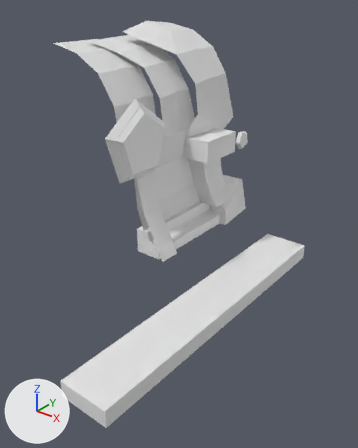
Before and after pictures for a commit that changed the Blender file Blockings.blend.
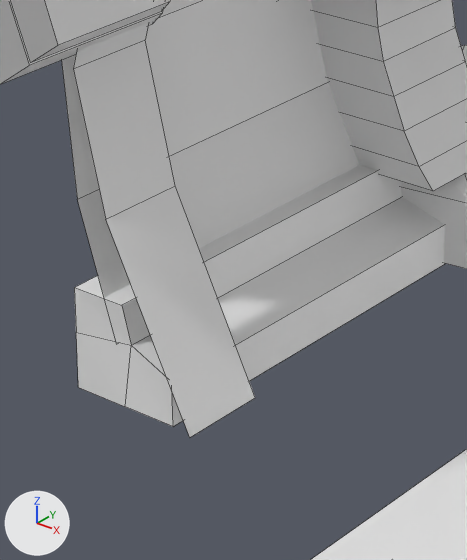
Each version is shown whole from a 50 mm camera at (5.63, -3.83, 3.42) aimed at (2.44, 0.15, 0.95), then close up on the part from 34% to 63% of the width and 37% to 65% of the height. The axes (+X, +Y, +Z) are drawn at lower left. The lights are the same throughout. The close-ups show mesh edges as thin lines.

In view in the first close-up: 'FlagRibbon', 'Keyhole', 'KeyholeBackframe', 'MetalLeg', 'MetalLegDecor', 'MetalStairs', 'WoodenPlane', 'WoodenWall'.
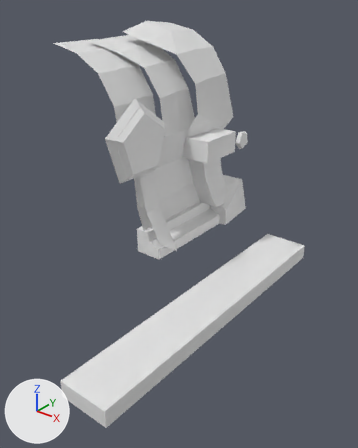
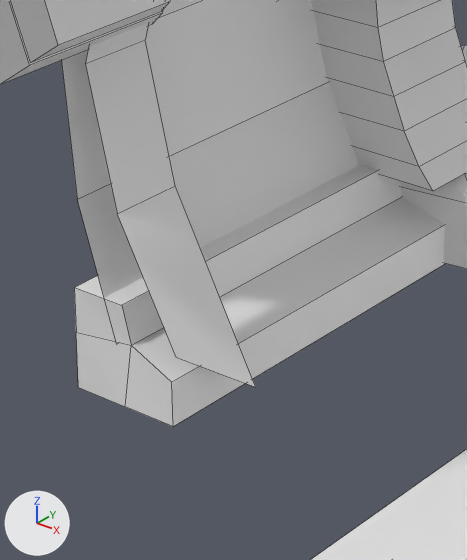
Commit message: Blocking: modify flag ribbon

The change, as a diff of the scene's bpy script:
```diff
--- a/Blockings.blend.py
+++ b/Blockings.blend.py
@@ me_plane_001 @@
 me_plane_001.from_pydata(...)  # 8 vertices, 3 faces; spans x -0.88..0.85, y -0.87..-0.52, z -0.14..0.33
 # used by ob_flagribbon; location = (2.051, 0.681, 1.116); rotation_euler = (0.0, 1.571, 0.0), in degrees (0, 90, 0); scale = (0.772, 0.772, 0.772)
 # before: 0 (-0.88, -0.87, 0.0), 4 (-0.37, -0.87, -0.14) at pixel (73, 68), 5 (0.13, -0.87, -0.02) at pixel (105, 219)
-me_plane_001.vertices[1].co = (0.85, -0.87, 0.33)  # pixel (189, 437)
-me_plane_001.vertices[3].co = (0.85, -0.52, 0.33)  # pixel (255, 397)
+# me_plane_001 part 1
+for i in [0, 4, 5]: me_plane_001.vertices[i].co += Vector((0.0, 0.06, 0.0))
+me_plane_001.vertices[1].co = (0.6, -0.81, 0.22)  # pixel (176, 357)
+me_plane_001.vertices[3].co = (0.81, -0.52, 0.33)  # pixel (255, 387)
```

Changed parts and their boxes (x1, y1, x2, y2) in the close-ups (467 x 560 px):
'FlagRibbon', reshaped (6% narrower, 12% shorter): before (73, 23, 255, 437); after (85, 23, 256, 387)
